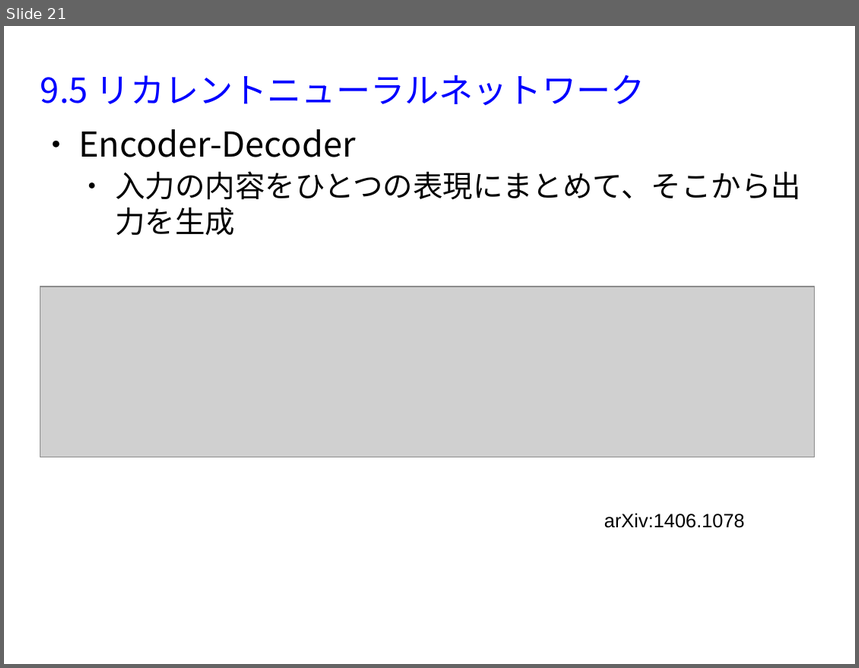
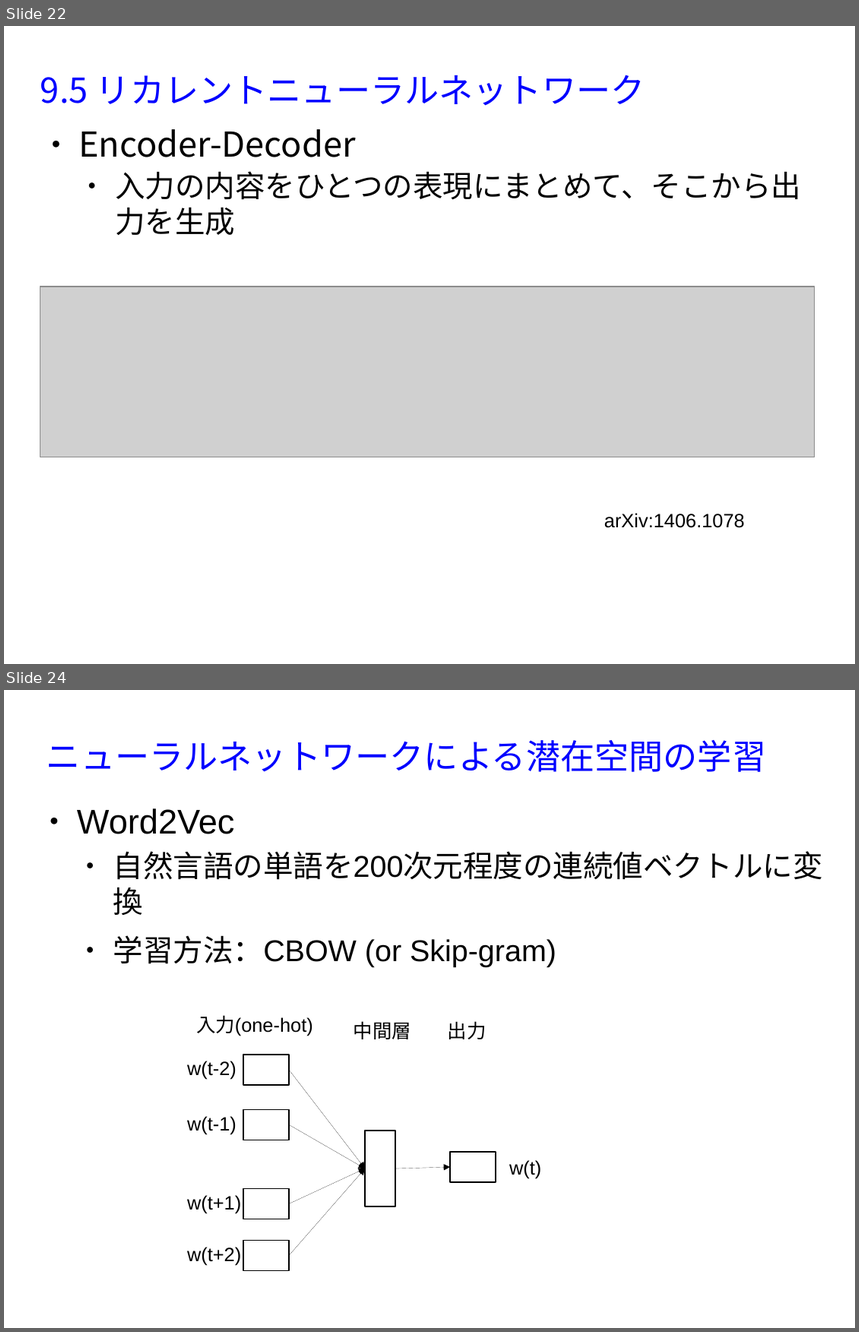
Before and after one commit to MasahiroAraki/MachineLearning, a slide deck: slides/chap09.odp. Shown one above the other, each under a label of ours: slide 21 before the commit, slides 22 and 24 after it; the slides between them are not shown. The pictures are 859x668 and 859x1332 pixels, drawn with LibreOffice and Linux fonts; fonts in the diff are those of the drawing; grey boxes stand for pictures. Boxes give left, top, right and bottom in pixels: in the first picture for what was removed or moved away, otherwise in the second. Text is boxed around its words. In the diff, an @@ line names an element or a change of style, - is before the commit and + after.

```diff
--- a/slides/chap09.odp
+++ b/slides/chap09.odp
@@ slide 24 added at box(4, 690, 855, 1328), background #FFFFFF @@
@@ title added at box(47, 740, 766, 772), 32 pt, text #0000FF @@
+ニューラルネットワークによる潜在空間の学習
@@ text added at box(77, 809, 823, 967), 28 pt, text #000000 @@
+● Word2Vec
+  ● 自然言語の単語を200次元程度の連続値ベクトルに変換
+  ● 学習方法：CBOW (or Skip-gram)
@@ text added at box(196, 1015, 313, 1037), 18 pt, text #000000 @@
+入力(one-hot)
@@ text added at box(354, 1021, 411, 1040), 18 pt, text #000000 @@
+中間層
@@ text added at box(448, 1021, 487, 1040), 18 pt, text #000000 @@
+出力
@@ text added at box(187, 1061, 237, 1080), 18 pt, text #000000 @@
+w(t-2)
@@ rectangle added at box(243, 1055, 289, 1084), outline #000000 0.99 pt @@
@@ arrow added from (289, 1070) to (366, 1169), #000000 0 pt @@
@@ text added at box(187, 1116, 237, 1135), 18 pt, text #000000 @@
+w(t-1)
@@ rectangle added at box(243, 1110, 289, 1141), outline #000000 0.99 pt @@
@@ arrow added from (289, 1125) to (366, 1169), #000000 0 pt @@
@@ rectangle added at box(366, 1131, 395, 1207), outline #000000 0.99 pt @@
@@ arrow added from (395, 1169) to (450, 1167), #000000 0 pt @@
@@ rectangle added at box(450, 1152, 496, 1182), outline #000000 0.99 pt @@
@@ text added at box(509, 1160, 541, 1179), 18 pt, text #000000 @@
+w(t)
@@ rectangle added at box(243, 1189, 289, 1219), outline #000000 0.99 pt @@
@@ arrow added from (289, 1205) to (366, 1169), #000000 0 pt @@
@@ arrow added from (289, 1256) to (366, 1169), #000000 0 pt @@
@@ text added at box(187, 1195, 241, 1214), 18 pt, text #000000 @@
+w(t+1)
@@ text added at box(187, 1247, 241, 1265), 18 pt, text #000000 @@
+w(t+2)
@@ rectangle added at box(243, 1241, 289, 1271), outline #000000 0.99 pt @@
@@ what was slide 21 is now slide 22 @@
```
Also in this commit, not shown: 2 slides changed, 6 other slides added, 4 other files.
